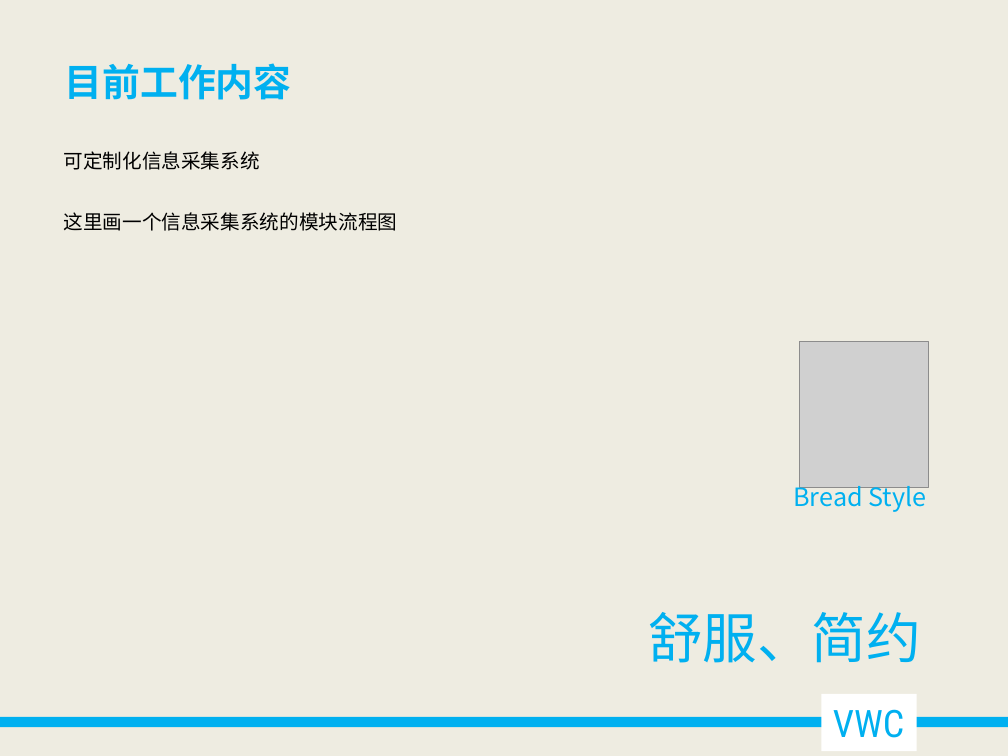
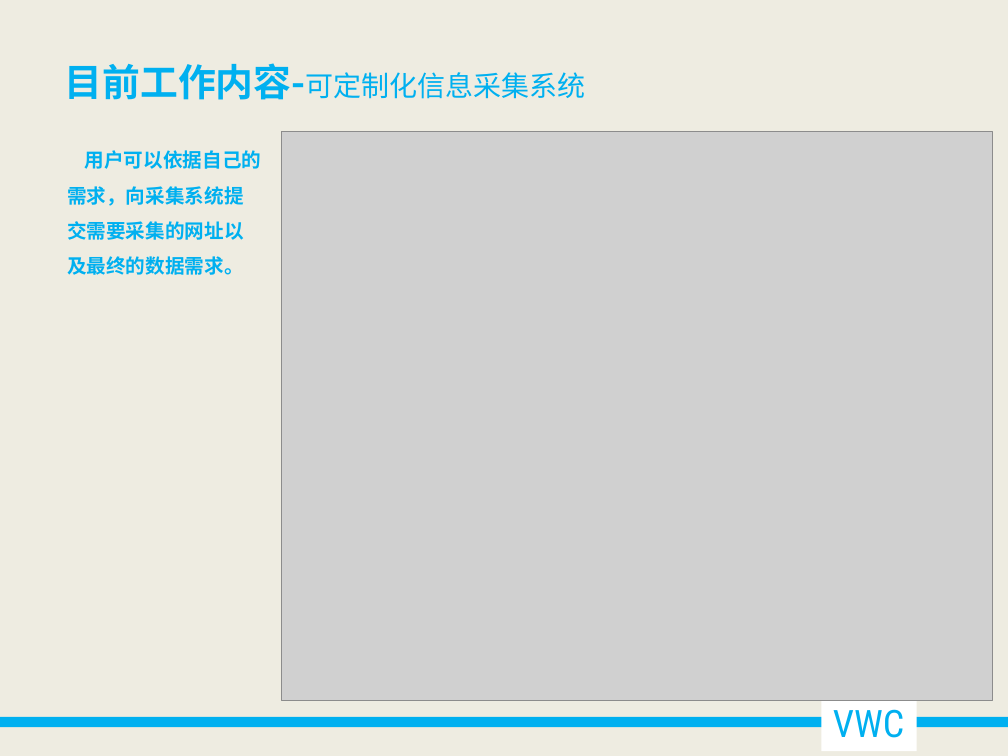
Before and after one commit to qingyu1229/qingyu1229.github.io, a slide deck: slide 2 of _posts/spider/细说垂直型网络爬虫.pptx. Drawn at 1008x756 pixels with LibreOffice and Linux fonts; fonts in the diff are those of the drawing; grey boxes stand for pictures. Boxes give left, top, right and bottom in pixels: in the first picture for what was removed or moved away, otherwise in the second. Text is boxed around its words. In the diff, an @@ line names an element or a change of style, - is before the commit and + after.

```diff
--- a/_posts/spider/细说垂直型网络爬虫.pptx
+++ b/_posts/spider/细说垂直型网络爬虫.pptx
@@ text at <box>65,63,585,100</box>: text changed; size 27 to 20 pt; bold off @@
-目前工作内容
+目前工作内容-可定制化信息采集系统
@@ picture added at <box>282,132,994,701</box> @@
@@ text at <box>67,150,262,275</box>: text changed; text colour #000000 to #00B0F0; bold on @@
-可定制化信息采集系统
+用户可以依据自己的需求，向采集系统提交需要采集的网址以及最终的数据需求。
@@ text removed at <box>64,212,398,231</box> @@
-这里画一个信息采集系统的模块流程图
@@ picture removed at <box>799,342,928,487</box> @@
@@ text removed at <box>793,481,926,512</box> @@
-Bread Style
@@ text removed at <box>648,612,921,663</box> @@
-舒服、简约
```
Also in this commit, not shown: 2 other slides changed, 6 slides added.
